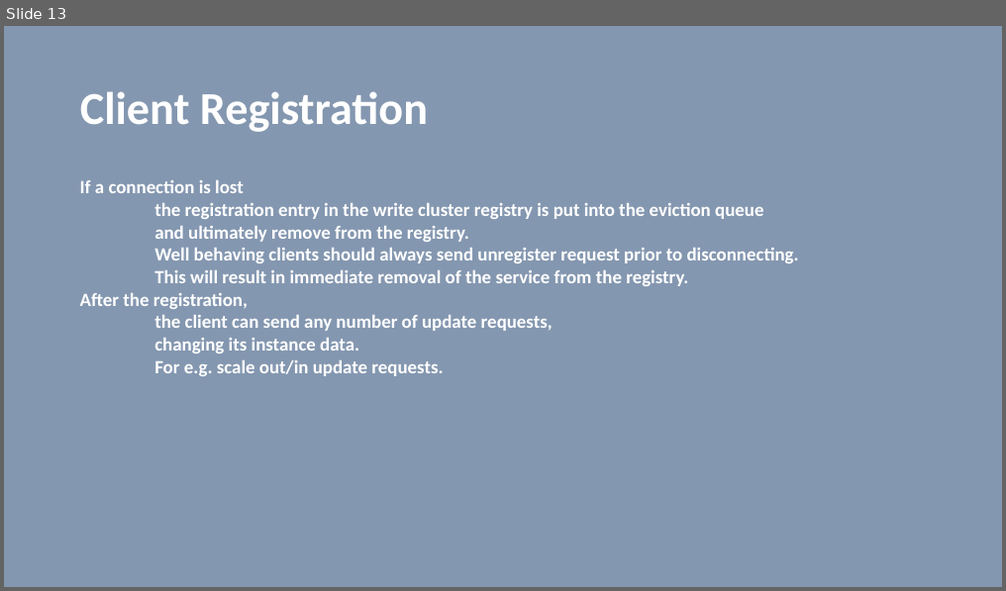
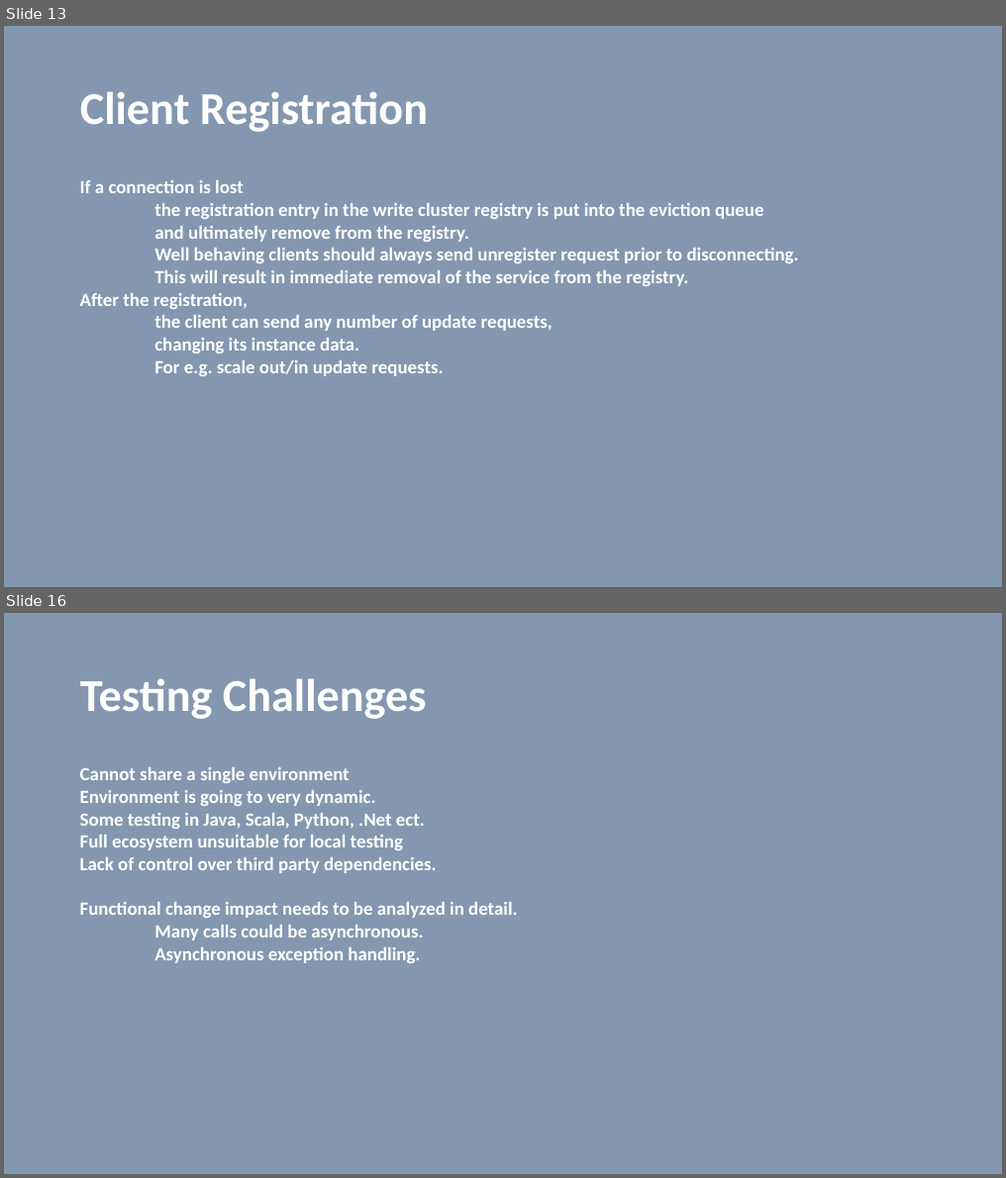
Before and after one commit to vilasvarghese/microservices, a slide deck: training/day3/Day3.pptx. Shown one above the other, each under a label of ours: slide 13 before the commit, slides 13 and 16 after it; the slides between them are not shown. The pictures are 1006x591 and 1006x1178 pixels, drawn with LibreOffice and Linux fonts; fonts in the diff are those of the drawing. Boxes give left, top, right and bottom in pixels: in the first picture for what was removed or moved away, otherwise in the second. Text is boxed around its words. In the diff, an @@ line names an element or a change of style, - is before the commit and + after.

```diff
--- a/training/day3/Day3.pptx
+++ b/training/day3/Day3.pptx
@@ slide 16 added at [4, 613, 1002, 1174], background #8497B0 @@
@@ title added at [80, 678, 427, 719], 44 pt, text #FFFFFF, bold @@
+Testing Challenges
@@ text added at [80, 767, 518, 963], 18 pt, text #FFFFFF, bold @@
+Cannot share a single environment
+Environment is going to very dynamic.
+Some testing in Java, Scala, Python, .Net ect.
+Full ecosystem unsuitable for local testing
+Lack of control over third party dependencies.
+Functional change impact needs to be analyzed in detail.
+Many calls could be asynchronous.
+Asynchronous exception handling.
```
Also in this commit, not shown: 10 other slides added, 2 slides removed, 3 other files.
